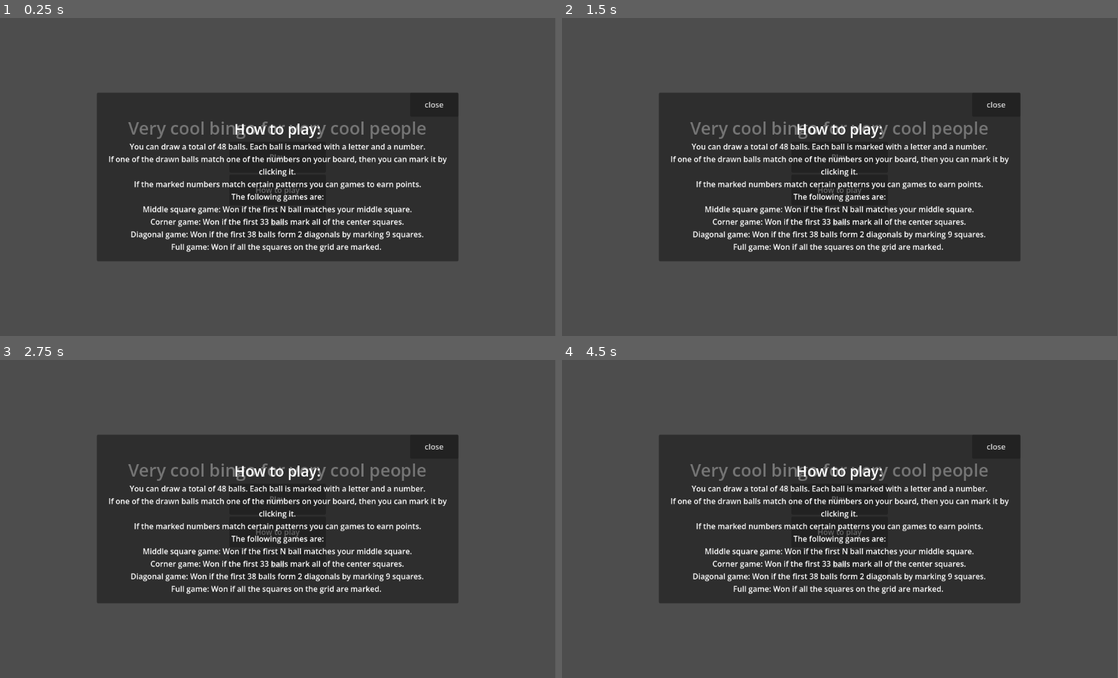
Above: before the commit, frames 1-4 (two rows, left to right).
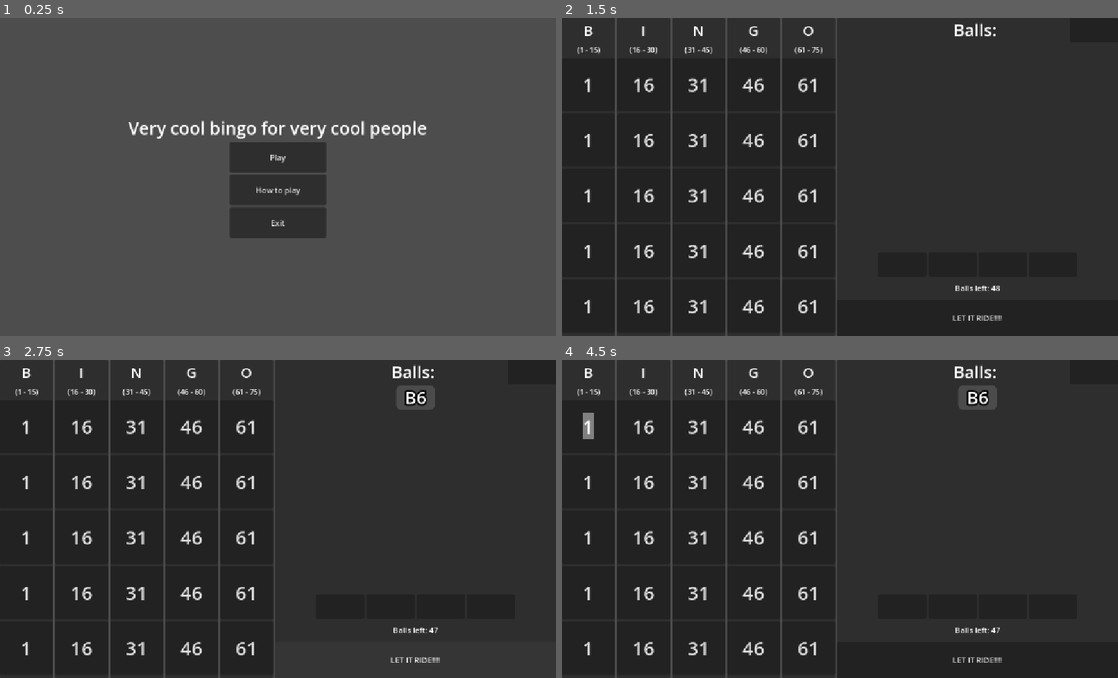
Above: after the commit, the same moments.

Repository: sander-lele/Vaga-lahe-bingo
Game: Godot game, scene res://title.tscn
Two runs of this game, one before a commit and one after it. Both use one fixed random seed, a clock stepped at 60 frames per second and the inputs below. Before the commit the project has no main scene; this scene is started directly in both runs.
Inputs (mouse positions are in pixels of both pictures, inside the frame that each line leads up to):
- Up to frame 1 (0.25 s): no input
- Up to frame 2 (1.5 s): click "Play" at 0.5 s; click (840, 157) at 1.25 s, where only the run after the commit has a clickable "Random"
- Up to frame 3 (2.75 s): click (417, 658) at 2 s, where only the run after the commit has a clickable "LET IT RIDE!!!!"
- Up to frame 4 (4.5 s): click (1095, 372) at 2.77 s; click (840, 499) at 3.5 s, where only the run before the commit has a clickable "Play"; click (589, 426) at 4.27 s
In our replay, the window is 799x458 before the commit and 800x458 after it. These sizes can differ from the game's own. Grey fills any space a smaller window leaves; there, only what the larger window draws over its background counts as a difference.

The runs differ from the first frame. In frame 1, 30% of the frame differs, in the area x 17-83%, y 23-77%; in frame 2, 70%, in the area x 0-100%, y 0-100%; in frame 3, 64%; in frame 4, 69%.

Commit message:
bingo 0.5

Diff:
--- /dev/null
+++ b/bingo/BallLabel.tscn
@@ -0,0 +1,23 @@
+[gd_scene format=3 uid="uid://bjdfjfttfq1ql"]
+
+[sub_resource type="StyleBoxFlat" id="StyleBoxFlat_cp0lm"]
+bg_color = Color(0.29219002, 0.29219005, 0.29218993, 1)
+corner_radius_top_left = 10
+corner_radius_top_right = 10
+corner_radius_bottom_right = 10
+corner_radius_bottom_left = 10
+
+[sub_resource type="LabelSettings" id="LabelSettings_jy5yv"]
+font_size = 36
+outline_size = 14
+outline_color = Color(0, 0, 0, 1)
+
+[node name="Label" type="Label" unique_id=945740990]
+custom_minimum_size = Vector2(80, 50)
+offset_right = 75.0
+offset_bottom = 50.0
+theme_override_styles/normal = SubResource("StyleBoxFlat_cp0lm")
+text = "I43"
+label_settings = SubResource("LabelSettings_jy5yv")
+horizontal_alignment = 1
+vertical_alignment = 1
--- /dev/null
+++ b/bingo/game_theme.tres
@@ -0,0 +1,3 @@
+[gd_resource type="Theme" format=3 uid="uid://cgjijnjoov88s"]
+
+[resource]
--- /dev/null
+++ b/bingo/global.gd
@@ -0,0 +1,4 @@
+extends Node
+
+var SelfGen : bool = false
+var SavedPositions : Array[String] = []
--- a/bingo/main.gd
+++ b/bingo/main.gd
@@ -5,6 +5,7 @@
 @export var NumbersLabel : Label
 
 var NumberScene = preload("res://number.tscn")
+var BallLabelScene = preload("res://BallLabel.tscn")
 
 var BallCount : int = 48
 var DrawnNumber : Array[int] = []
@@ -34,6 +35,10 @@
 		if buttons[i].is_connected("pressed", Callable(self,"button_pressed")) == false or buttons[i].is_connected("mouse_entered", Callable(self,"button_hoverd")) == false:
 			buttons[i].pressed.connect(button_pressed.bind(buttons[i]))
 			buttons[i].mouse_entered.connect(button_hoverd.bind(buttons[i]))
+			#buttons[i].get_child(1).text_submitted.connect(button_line_submitted.bind(buttons[i]))
+
+func button_line_submitted(NewNumber : String,Inst : Button):
+	print(Inst.get_index())
 
 func button_pressed(inst : Button):
 	#$pressed.play()
@@ -80,6 +85,8 @@
 			BingoArrayRange[key].shuffle()
 			BingoArray[key].append(BingoArrayRange[key][0])
 			BingoArrayRange[key].pop_front()
+	#resets the range array for further use
+	BingoArrayRange = {"B":range(1,16),"I":range(16,31),"N":range(31,46),"G":range(46,61),"O":range(61,76)}
 
 func reset_range_array():
 	BingoArrayRange = {"B":range(1,16),"I":range(16,31),"N":range(31,46),"G":range(46,61),"O":range(61,76)}
@@ -89,11 +96,14 @@
 	for key in BingoArray:
 		for i in 5:
 			var NumberInstance = NumberScene.instantiate()
-			NumberInstance.number = BingoArray[key][i]
+			NumberInstance.Number = BingoArray[key][i]
+			NumberInstance.NumberMin = BingoArrayRange[key][0]
+			NumberInstance.NumberMax = BingoArrayRange[key][-1]
 			get_node("Split/Board/"+str(key)+"/VBoxContainer/NumberHolder").add_child(NumberInstance)
 
+
 func Update_info_panel():
-	$Split/InfoPanel/VBoxContainer/NumbersPanel.text = str(DrawnNumber)
+	pass
 
 func check_board_space(Balls : Array[String]):
 	#This function accepts the a string that is a bingo letter and the index of the letters array.
@@ -135,10 +145,15 @@
 	if BallCount >= 1:
 		BallCount -= 1
 		DrawnNumber.append(PossibleDraws[0])
+		#adds a label to the numbers panel
+		var BallLabelInst : Label = BallLabelScene.instantiate()
+		BallLabelInst.text = convert_number_to_bingo_ball(PossibleDraws[0])
+		$Split/InfoPanel/VBoxContainer/NumbersPanel.add_child(BallLabelInst)
 		#Chekcs for mid win
 		if PossibleDraws[0] >= 31 and PossibleDraws[0] <= 45 and MidCheck == false:
 			MidCheck = true
 		PossibleDraws.pop_front()
 		Update_info_panel()
-	else:
+	if BallCount <= 0:
 		$Split/InfoPanel/VBoxContainer/NumberButton.disabled = true
+	$Split/InfoPanel/VBoxContainer/BallCounter.text = "Balls left: %d" % (BallCount)
--- a/bingo/main.tscn
+++ b/bingo/main.tscn
@@ -1,5 +1,6 @@
 [gd_scene format=3 uid="uid://6035fwdyjiyx"]
 
+[ext_resource type="Theme" uid="uid://cgjijnjoov88s" path="res://game_theme.tres" id="1_0xm2m"]
 [ext_resource type="Script" uid="uid://g7khyad5i3ft" path="res://main.gd" id="1_ig7tw"]
 
 [sub_resource type="LabelSettings" id="LabelSettings_ig7tw"]
@@ -8,6 +9,9 @@
 [sub_resource type="LabelSettings" id="LabelSettings_0xm2m"]
 font_size = 15
 
+[sub_resource type="LabelSettings" id="LabelSettings_h2yge"]
+font_size = 35
+
 [node name="Main" type="Control" unique_id=1382644672]
 layout_mode = 3
 anchors_preset = 15
@@ -15,6 +19,7 @@
 anchor_bottom = 1.0
 grow_horizontal = 2
 grow_vertical = 2
+theme = ExtResource("1_0xm2m")
 script = ExtResource("1_ig7tw")
 
 [node name="Split" type="HBoxContainer" parent="." unique_id=1383429928]
@@ -210,20 +215,70 @@
 anchor_bottom = 1.0
 grow_horizontal = 2
 grow_vertical = 2
-
-[node name="NumbersPanel" type="Label" parent="Split/InfoPanel/VBoxContainer" unique_id=325369369]
+mouse_filter = 2
+
+[node name="Balls" type="Label" parent="Split/InfoPanel/VBoxContainer" unique_id=1821674743]
+layout_mode = 2
+text = "Balls: "
+label_settings = SubResource("LabelSettings_h2yge")
+horizontal_alignment = 1
+vertical_alignment = 1
+
+[node name="NumbersPanel" type="FlowContainer" parent="Split/InfoPanel/VBoxContainer" unique_id=466262248]
 custom_minimum_size = Vector2(0, 250)
 layout_mode = 2
 size_flags_vertical = 3
-autowrap_mode = 3
+alignment = 1
+last_wrap_alignment = 1
+
+[node name="HBoxContainer" type="HBoxContainer" parent="Split/InfoPanel/VBoxContainer" unique_id=1165076221]
+custom_minimum_size = Vector2(0, 50)
+layout_mode = 2
+alignment = 1
+
+[node name="Corner" type="Panel" parent="Split/InfoPanel/VBoxContainer/HBoxContainer" unique_id=1317561896]
+custom_minimum_size = Vector2(100, 0)
+layout_mode = 2
+tooltip_text = "[b]Corner Game:[/b]
+Win if all four corner squares are marked within the first 33 balls."
+
+[node name="Center" type="Panel" parent="Split/InfoPanel/VBoxContainer/HBoxContainer" unique_id=73401658]
+custom_minimum_size = Vector2(100, 0)
+layout_mode = 2
+tooltip_text = "Center Square Game: Win if the first ball drawn matches your center square."
+
+[node name="Diagonal" type="Panel" parent="Split/InfoPanel/VBoxContainer/HBoxContainer" unique_id=994790635]
+custom_minimum_size = Vector2(100, 0)
+layout_mode = 2
+tooltip_text = "Diagonal Game: Win if you complete two diagonals (9 squares total) within the first 38 balls."
+
+[node name="Full" type="Panel" parent="Split/InfoPanel/VBoxContainer/HBoxContainer" unique_id=192457889]
+custom_minimum_size = Vector2(100, 0)
+layout_mode = 2
+tooltip_text = "Full Game: Win if all squares on the board are marked."
 
 [node name="BallCounter" type="Label" parent="Split/InfoPanel/VBoxContainer" unique_id=819352187]
 custom_minimum_size = Vector2(0, 40)
 layout_mode = 2
+text = "Balls left: 48"
+horizontal_alignment = 1
+vertical_alignment = 1
 
 [node name="NumberButton" type="Button" parent="Split/InfoPanel/VBoxContainer" unique_id=72965956]
 custom_minimum_size = Vector2(0, 75)
 layout_mode = 2
 text = "LET IT RIDE!!!!"
 
+[node name="Settings" type="Button" parent="Split/InfoPanel" unique_id=67311195]
+custom_minimum_size = Vector2(100, 50)
+layout_mode = 1
+anchors_preset = 1
+anchor_left = 1.0
+anchor_right = 1.0
+offset_left = -100.0
+offset_bottom = 50.0
+grow_horizontal = 0
+size_flags_horizontal = 8
+size_flags_vertical = 0
+
 [connection signal="pressed" from="Split/InfoPanel/VBoxContainer/NumberButton" to="." method="_on_number_button_pressed"]
--- a/bingo/number.gd
+++ b/bingo/number.gd
@@ -1,12 +1,13 @@
 extends Button
 
-var number : int = 0
-
+var Number : int = 0
+var NumberMin : int = 0
+var NumberMax : int = 0
 
 func _ready() -> void:
-	$Label.text = str(number)
+	$Self.min_value = NumberMin
+	$Self.max_value = NumberMax
 
-
-# Called every frame. 'delta' is the elapsed time since the previous frame.
-func _process(delta: float) -> void:
-	pass
+func _show_number() -> void:
+	$Self.visible = false
+	$Label.text = str(Number)
--- a/bingo/number.tscn
+++ b/bingo/number.tscn
@@ -5,32 +5,118 @@
 [sub_resource type="StyleBoxFlat" id="StyleBoxFlat_r3wqd"]
 bg_color = Color(0, 0.72498626, 0.21578759, 1)
 
+[sub_resource type="StyleBoxEmpty" id="StyleBoxEmpty_r3wqd"]
+
+[sub_resource type="StyleBoxEmpty" id="StyleBoxEmpty_8rsqo"]
+
+[sub_resource type="StyleBoxEmpty" id="StyleBoxEmpty_t2wgh"]
+
+[sub_resource type="Theme" id="Theme_r3wqd"]
+LineEdit/font_sizes/font_size = 40
+LineEdit/styles/focus = SubResource("StyleBoxEmpty_r3wqd")
+LineEdit/styles/normal = SubResource("StyleBoxEmpty_8rsqo")
+LineEdit/styles/read_only = SubResource("StyleBoxEmpty_t2wgh")
+
+[sub_resource type="ImageTexture" id="ImageTexture_r3wqd"]
+
+[sub_resource type="ImageTexture" id="ImageTexture_4ajyc"]
+
+[sub_resource type="ImageTexture" id="ImageTexture_7y20y"]
+
+[sub_resource type="ImageTexture" id="ImageTexture_0a5s1"]
+
+[sub_resource type="ImageTexture" id="ImageTexture_87nwj"]
+
+[sub_resource type="ImageTexture" id="ImageTexture_27s36"]
+
+[sub_resource type="CanvasTexture" id="CanvasTexture_8rsqo"]
+
+[sub_resource type="CanvasTexture" id="CanvasTexture_t2wgh"]
+
+[sub_resource type="CanvasTexture" id="CanvasTexture_68gq3"]
+
+[sub_resource type="StyleBoxEmpty" id="StyleBoxEmpty_4ajyc"]
+
+[sub_resource type="StyleBoxEmpty" id="StyleBoxEmpty_7y20y"]
+
+[sub_resource type="StyleBoxEmpty" id="StyleBoxEmpty_0a5s1"]
+
+[sub_resource type="StyleBoxEmpty" id="StyleBoxEmpty_68gq3"]
+
+[sub_resource type="StyleBoxEmpty" id="StyleBoxEmpty_nouhs"]
+
+[sub_resource type="StyleBoxEmpty" id="StyleBoxEmpty_87nwj"]
+
+[sub_resource type="StyleBoxEmpty" id="StyleBoxEmpty_27s36"]
+
+[sub_resource type="StyleBoxEmpty" id="StyleBoxEmpty_yqgfi"]
+
 [sub_resource type="LabelSettings" id="LabelSettings_jcyp3"]
 font_size = 55
 
 [node name="Number" type="Button" unique_id=1201390472 groups=["button"]]
 custom_minimum_size = Vector2(110, 110)
-offset_right = 110.0
-offset_bottom = 110.0
+anchors_preset = 8
+anchor_left = 0.5
+anchor_top = 0.5
+anchor_right = 0.5
+anchor_bottom = 0.5
+offset_left = -55.0
+offset_top = -55.0
+offset_right = 55.0
+offset_bottom = 55.0
+grow_horizontal = 2
+grow_vertical = 2
 size_flags_horizontal = 0
 size_flags_vertical = 0
 theme_override_styles/disabled = SubResource("StyleBoxFlat_r3wqd")
 script = ExtResource("1_r3wqd")
 
+[node name="Self" type="SpinBox" parent="." unique_id=560122352]
+layout_mode = 1
+anchors_preset = 15
+anchor_right = 1.0
+anchor_bottom = 1.0
+offset_left = -25.0
+offset_top = -25.0
+offset_right = 25.0
+offset_bottom = 24.0
+grow_horizontal = 2
+grow_vertical = 2
+theme = SubResource("Theme_r3wqd")
+theme_override_constants/buttons_vertical_separation = 0
+theme_override_constants/field_and_buttons_separation = 0
+theme_override_constants/buttons_width = 0
+theme_override_constants/set_min_buttons_width_from_icons = 0
+theme_override_icons/updown = SubResource("ImageTexture_r3wqd")
+theme_override_icons/up = SubResource("ImageTexture_4ajyc")
+theme_override_icons/up_hover = SubResource("ImageTexture_7y20y")
+theme_override_icons/up_pressed = SubResource("ImageTexture_0a5s1")
+theme_override_icons/up_disabled = SubResource("ImageTexture_87nwj")
+theme_override_icons/down = SubResource("ImageTexture_27s36")
+theme_override_icons/down_hover = SubResource("CanvasTexture_8rsqo")
+theme_override_icons/down_pressed = SubResource("CanvasTexture_t2wgh")
+theme_override_icons/down_disabled = SubResource("CanvasTexture_68gq3")
+theme_override_styles/up_background = SubResource("StyleBoxEmpty_4ajyc")
+theme_override_styles/up_background_hovered = SubResource("StyleBoxEmpty_7y20y")
+theme_override_styles/up_background_pressed = SubResource("StyleBoxEmpty_0a5s1")
+theme_override_styles/up_background_disabled = SubResource("StyleBoxEmpty_68gq3")
+theme_override_styles/down_background = SubResource("StyleBoxEmpty_nouhs")
+theme_override_styles/down_background_hovered = SubResource("StyleBoxEmpty_87nwj")
+theme_override_styles/down_background_pressed = SubResource("StyleBoxEmpty_27s36")
+theme_override_styles/down_background_disabled = SubResource("StyleBoxEmpty_yqgfi")
+max_value = 99.0
+alignment = 1
+update_on_text_changed = true
+select_all_on_focus = true
+
 [node name="Label" type="Label" parent="." unique_id=581459631]
 layout_mode = 1
-anchors_preset = 8
-anchor_left = 0.5
-anchor_top = 0.5
-anchor_right = 0.5
-anchor_bottom = 0.5
-offset_left = -15.5
-offset_top = -38.0
-offset_right = 15.5
-offset_bottom = 38.0
+anchors_preset = 15
+anchor_right = 1.0
+anchor_bottom = 1.0
 grow_horizontal = 2
 grow_vertical = 2
-text = "1"
 label_settings = SubResource("LabelSettings_jcyp3")
 horizontal_alignment = 1
 vertical_alignment = 1
--- a/bingo/project.godot
+++ b/bingo/project.godot
@@ -11,16 +11,26 @@
 [application]
 
 config/name="Bingo"
+run/main_scene="uid://dtl2eck4qrax6"
 config/features=PackedStringArray("4.6", "GL Compatibility")
 config/icon="res://icon.svg"
+
+[autoload]
+
+Global="*uid://ctubk1bfb7gyg"
 
 [display]
 
 window/size/viewport_height=660
+window/stretch/mode="canvas_items"
 
 [global_group]
 
 button=""
+
+[gui]
+
+timers/stretch/mode="disabled"
 
 [input]
 
--- a/bingo/title.gd
+++ b/bingo/title.gd
@@ -5,7 +5,7 @@
 
 
 func _on_play_button_pressed() -> void:
-	get_tree().change_scene_to_file("res://main.tscn")
+	$AnimationPlayer.play("set_play")
 
 
 func _on_exit_button_pressed() -> void:
@@ -18,3 +18,15 @@
 
 func _on_guide_close_pressed() -> void:
 	$GuidePanel.visible = false
+
+
+func _on_play_random_pressed() -> void:
+	get_tree().change_scene_to_file("res://main.tscn")
+
+
+func _on_play_self_pressed() -> void:
+	pass # Replace with function body.
+
+
+func _on_play_back_pressed() -> void:
+	$AnimationPlayer.play("set_normal")
--- a/bingo/title.tscn
+++ b/bingo/title.tscn
@@ -7,6 +7,241 @@
 
 [sub_resource type="LabelSettings" id="LabelSettings_y7k74"]
 font_size = 30
+
+[sub_resource type="LabelSettings" id="LabelSettings_kpexm"]
+paragraph_spacing = 10.0
+
+[sub_resource type="Animation" id="Animation_y7k74"]
+length = 0.001
+tracks/0/type = "value"
+tracks/0/imported = false
+tracks/0/enabled = true
+tracks/0/path = NodePath("VBoxContainer/VBoxContainer/PlayButton:visible")
+tracks/0/interp = 1
+tracks/0/loop_wrap = true
+tracks/0/keys = {
+"times": PackedFloat32Array(0),
+"transitions": PackedFloat32Array(1),
+"update": 1,
+"values": [true]
+}
+tracks/1/type = "value"
+tracks/1/imported = false
+tracks/1/enabled = true
+tracks/1/path = NodePath("VBoxContainer/VBoxContainer/ExitButton:visible")
+tracks/1/interp = 1
+tracks/1/loop_wrap = true
+tracks/1/keys = {
+"times": PackedFloat32Array(0),
+"transitions": PackedFloat32Array(1),
+"update": 1,
+"values": [true]
+}
+tracks/2/type = "value"
+tracks/2/imported = false
+tracks/2/enabled = true
+tracks/2/path = NodePath("VBoxContainer/VBoxContainer/GuideButton:visible")
+tracks/2/interp = 1
+tracks/2/loop_wrap = true
+tracks/2/keys = {
+"times": PackedFloat32Array(0),
+"transitions": PackedFloat32Array(1),
+"update": 1,
+"values": [true]
+}
+tracks/3/type = "value"
+tracks/3/imported = false
+tracks/3/enabled = true
+tracks/3/path = NodePath("VBoxContainer/VBoxContainer/PlayRandom:visible")
+tracks/3/interp = 1
+tracks/3/loop_wrap = true
+tracks/3/keys = {
+"times": PackedFloat32Array(0),
+"transitions": PackedFloat32Array(1),
+"update": 1,
+"values": [false]
+}
+tracks/4/type = "value"
+tracks/4/imported = false
+tracks/4/enabled = true
+tracks/4/path = NodePath("VBoxContainer/VBoxContainer/PlaySelf:visible")
+tracks/4/interp = 1
+tracks/4/loop_wrap = true
+tracks/4/keys = {
+"times": PackedFloat32Array(0),
+"transitions": PackedFloat32Array(1),
+"update": 1,
+"values": [false]
+}
+tracks/5/type = "value"
+tracks/5/imported = false
+tracks/5/enabled = true
+tracks/5/path = NodePath("VBoxContainer/VBoxContainer/PlayBack:visible")
+tracks/5/interp = 1
+tracks/5/loop_wrap = true
+tracks/5/keys = {
+"times": PackedFloat32Array(-0.033333335),
+"transitions": PackedFloat32Array(1),
+"update": 1,
+"values": [false]
+}
+
+[sub_resource type="Animation" id="Animation_oyqm6"]
+resource_name = "set_normal"
+tracks/0/type = "value"
+tracks/0/imported = false
+tracks/0/enabled = true
+tracks/0/path = NodePath("VBoxContainer/VBoxContainer/PlayButton:visible")
+tracks/0/interp = 1
+tracks/0/loop_wrap = true
+tracks/0/keys = {
+"times": PackedFloat32Array(0),
+"transitions": PackedFloat32Array(1),
+"update": 1,
+"values": [true]
+}
+tracks/1/type = "value"
+tracks/1/imported = false
+tracks/1/enabled = true
+tracks/1/path = NodePath("VBoxContainer/VBoxContainer/ExitButton:visible")
+tracks/1/interp = 1
+tracks/1/loop_wrap = true
+tracks/1/keys = {
+"times": PackedFloat32Array(0),
+"transitions": PackedFloat32Array(1),
+"update": 1,
+"values": [true]
+}
+tracks/2/type = "value"
+tracks/2/imported = false
+tracks/2/enabled = true
+tracks/2/path = NodePath("VBoxContainer/VBoxContainer/GuideButton:visible")
+tracks/2/interp = 1
+tracks/2/loop_wrap = true
+tracks/2/keys = {
+"times": PackedFloat32Array(0),
+"transitions": PackedFloat32Array(1),
+"update": 1,
+"values": [true]
+}
+tracks/3/type = "value"
+tracks/3/imported = false
+tracks/3/enabled = true
+tracks/3/path = NodePath("VBoxContainer/VBoxContainer/PlayRandom:visible")
+tracks/3/interp = 1
+tracks/3/loop_wrap = true
+tracks/3/keys = {
+"times": PackedFloat32Array(0),
+"transitions": PackedFloat32Array(1),
+"update": 1,
+"values": [false]
+}
+tracks/4/type = "value"
+tracks/4/imported = false
+tracks/4/enabled = true
+tracks/4/path = NodePath("VBoxContainer/VBoxContainer/PlaySelf:visible")
+tracks/4/interp = 1
+tracks/4/loop_wrap = true
+tracks/4/keys = {
+"times": PackedFloat32Array(0),
+"transitions": PackedFloat32Array(1),
+"update": 1,
+"values": [false]
+}
+tracks/5/type = "value"
+tracks/5/imported = false
+tracks/5/enabled = true
+tracks/5/path = NodePath("VBoxContainer/VBoxContainer/PlayBack:visible")
+tracks/5/interp = 1
+tracks/5/loop_wrap = true
+tracks/5/keys = {
+"times": PackedFloat32Array(0),
+"transitions": PackedFloat32Array(1),
+"update": 1,
+"values": [false]
+}
+
+[sub_resource type="Animation" id="Animation_kpexm"]
+resource_name = "set_play"
+tracks/0/type = "value"
+tracks/0/imported = false
+tracks/0/enabled = true
+tracks/0/path = NodePath("VBoxContainer/VBoxContainer/PlayButton:visible")
+tracks/0/interp = 1
+tracks/0/loop_wrap = true
+tracks/0/keys = {
+"times": PackedFloat32Array(0),
+"transitions": PackedFloat32Array(1),
+"update": 1,
+"values": [false]
+}
+tracks/1/type = "value"
+tracks/1/imported = false
+tracks/1/enabled = true
+tracks/1/path = NodePath("VBoxContainer/VBoxContainer/GuideButton:visible")
+tracks/1/interp = 1
+tracks/1/loop_wrap = true
+tracks/1/keys = {
+"times": PackedFloat32Array(0),
+"transitions": PackedFloat32Array(1),
+"update": 1,
+"values": [false]
+}
+tracks/2/type = "value"
+tracks/2/imported = false
+tracks/2/enabled = true
+tracks/2/path = NodePath("VBoxContainer/VBoxContainer/ExitButton:visible")
+tracks/2/interp = 1
+tracks/2/loop_wrap = true
+tracks/2/keys = {
+"times": PackedFloat32Array(0),
+"transitions": PackedFloat32Array(1),
+"update": 1,
+"values": [false]
+}
+tracks/3/type = "value"
+tracks/3/imported = false
+tracks/3/enabled = true
+tracks/3/path = NodePath("VBoxContainer/VBoxContainer/PlayRandom:visible")
+tracks/3/interp = 1
+tracks/3/loop_wrap = true
+tracks/3/keys = {
+"times": PackedFloat32Array(0),
+"transitions": PackedFloat32Array(1),
+"update": 1,
+"values": [true]
+}
+tracks/4/type = "value"
+tracks/4/imported = false
+tracks/4/enabled = true
+tracks/4/path = NodePath("VBoxContainer/VBoxContainer/PlaySelf:visible")
+tracks/4/interp = 1
+tracks/4/loop_wrap = true
+tracks/4/keys = {
+"times": PackedFloat32Array(0),
+"transitions": PackedFloat32Array(1),
+"update": 1,
+"values": [true]
+}
+tracks/5/type = "value"
+tracks/5/imported = false
+tracks/5/enabled = true
+tracks/5/path = NodePath("VBoxContainer/VBoxContainer/PlayBack:visible")
+tracks/5/interp = 1
+tracks/5/loop_wrap = true
+tracks/5/keys = {
+"times": PackedFloat32Array(0),
+"transitions": PackedFloat32Array(1),
+"update": 1,
+"values": [true]
+}
+
+[sub_resource type="AnimationLibrary" id="AnimationLibrary_3xoar"]
+_data = {
+&"RESET": SubResource("Animation_y7k74"),
+&"set_normal": SubResource("Animation_oyqm6"),
+&"set_play": SubResource("Animation_kpexm")
+}
 
 [node name="Title" type="Control" unique_id=2103161983]
 layout_mode = 3
@@ -59,18 +294,46 @@
 text = "Exit
 "
 
+[node name="PlayRandom" type="Button" parent="VBoxContainer/VBoxContainer" unique_id=230040028]
+visible = false
+custom_minimum_size = Vector2(200, 0)
+layout_mode = 2
+size_flags_horizontal = 4
+size_flags_vertical = 3
+text = "Random
+"
+
+[node name="PlaySelf" type="Button" parent="VBoxContainer/VBoxContainer" unique_id=271373689]
+visible = false
+custom_minimum_size = Vector2(200, 0)
+layout_mode = 2
+size_flags_horizontal = 4
+size_flags_vertical = 3
+text = "Decide
+"
+
+[node name="PlayBack" type="Button" parent="VBoxContainer/VBoxContainer" unique_id=1252958274]
+visible = false
+custom_minimum_size = Vector2(200, 0)
+layout_mode = 2
+size_flags_horizontal = 4
+size_flags_vertical = 3
+text = "Back
+"
+
 [node name="GuidePanel" type="Panel" parent="." unique_id=1344505727]
-custom_minimum_size = Vector2(750, 350)
+visible = false
+custom_minimum_size = Vector2(750, 450)
 layout_mode = 1
 anchors_preset = 8
 anchor_left = 0.5
 anchor_top = 0.5
 anchor_right = 0.5
 anchor_bottom = 0.5
-offset_left = -20.0
-offset_top = -20.0
-offset_right = 20.0
-offset_bottom = 20.0
+offset_left = -375.0
+offset_top = -233.0
+offset_right = 375.0
+offset_bottom = 233.0
 grow_horizontal = 2
 grow_vertical = 2
 
@@ -100,21 +363,29 @@
 vertical_alignment = 1
 
 [node name="Label2" type="Label" parent="GuidePanel/VBoxContainer" unique_id=1344927115]
-custom_minimum_size = Vector2(500, 0)
-layout_mode = 2
-text = "You can draw a total of 48 balls. Each ball is marked with a letter and a number.
+custom_minimum_size = Vector2(700, 0)
+layout_mode = 2
+size_flags_horizontal = 4
+size_flags_vertical = 6
+text = "A total of 48 balls are drawn. Each ball is labeled with a letter and a number.
 If one of the drawn balls match one of the numbers on your board, then you can mark it by clicking it.
-If the marked numbers match certain patterns you can games to earn points.
+You earn points by completing specific patterns.
 The following games are:
-Middle square game: Won if the first N ball matches your middle square.
-Corner game: Won if the first 33 balls mark all of the center squares.
-Diagonal game: Won if the first 38 balls form 2 diagonals by marking 9 squares.
-Full game: Won if all the squares on the grid are marked. "
-horizontal_alignment = 1
+Center Square Game: Win if the first ball drawn matches your center square.
+Corner Game: Win if all four corner squares are marked within the first 33 balls.
+Diagonal Game: Win if you complete two diagonals (9 squares total) within the first 38 balls.
+Full Game: Win if all squares on the board are marked."
+label_settings = SubResource("LabelSettings_kpexm")
 vertical_alignment = 1
 autowrap_mode = 3
+
+[node name="AnimationPlayer" type="AnimationPlayer" parent="." unique_id=1772917371]
+libraries/ = SubResource("AnimationLibrary_3xoar")
 
 [connection signal="pressed" from="VBoxContainer/VBoxContainer/PlayButton" to="." method="_on_play_button_pressed"]
 [connection signal="pressed" from="VBoxContainer/VBoxContainer/GuideButton" to="." method="_on_guide_button_pressed"]
 [connection signal="pressed" from="VBoxContainer/VBoxContainer/ExitButton" to="." method="_on_exit_button_pressed"]
+[connection signal="pressed" from="VBoxContainer/VBoxContainer/PlayRandom" to="." method="_on_play_random_pressed"]
+[connection signal="pressed" from="VBoxContainer/VBoxContainer/PlaySelf" to="." method="_on_play_self_pressed"]
+[connection signal="pressed" from="VBoxContainer/VBoxContainer/PlayBack" to="." method="_on_play_back_pressed"]
 [connection signal="pressed" from="GuidePanel/VBoxContainer/HBoxContainer/GuideClose" to="." method="_on_guide_close_pressed"]
Not shown, added: bingo/global.gd.uid
